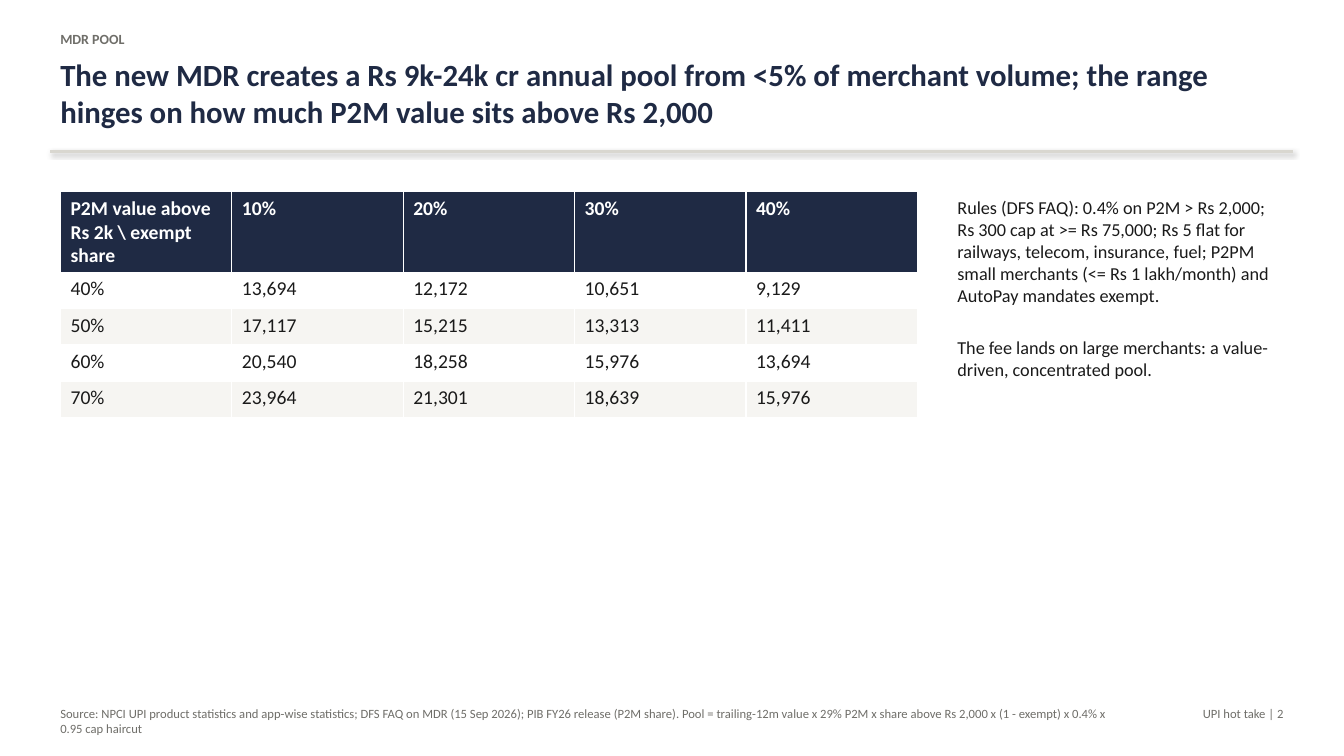
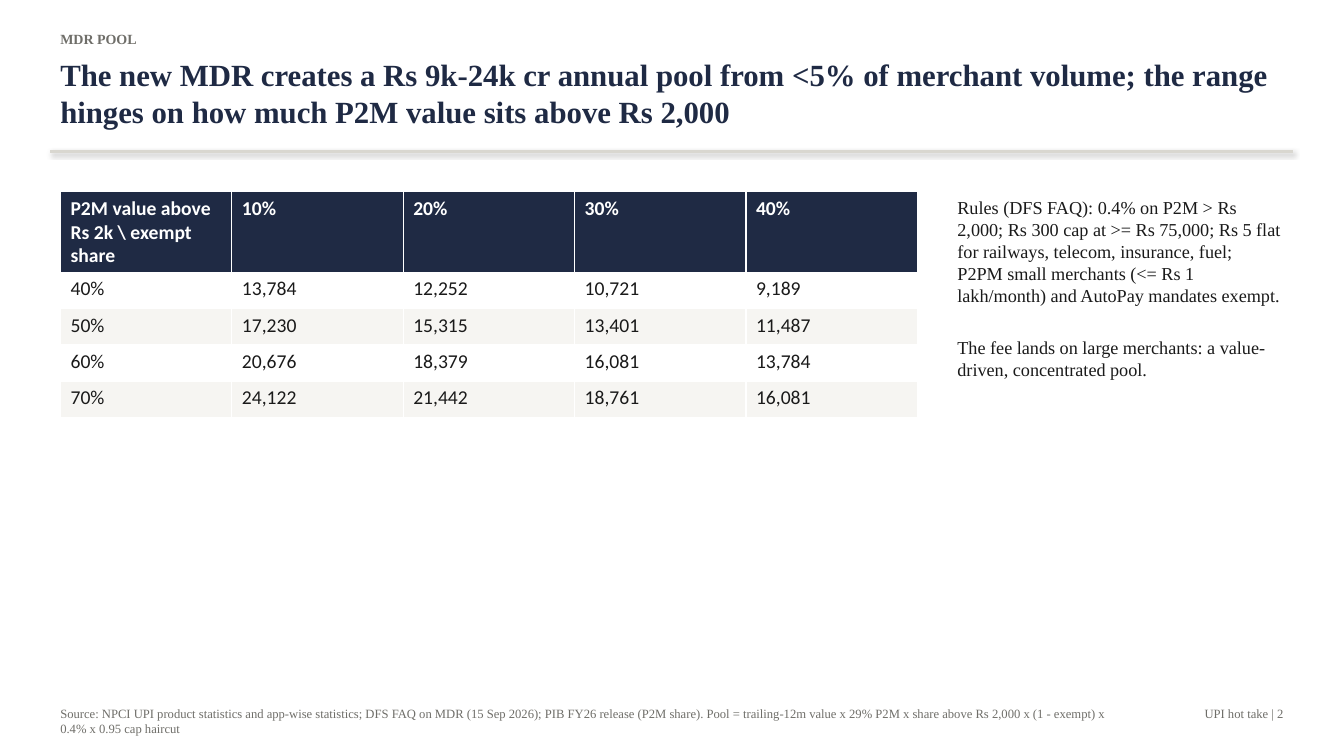
Before and after one commit to DogInfantry/Bank-Profitability, a slide deck: slide 2 of decks/03_UPI_MDR_and_Cap.pptx. Drawn at 1344x756 pixels with LibreOffice and Linux fonts; fonts in the diff are those of the drawing. Boxes give left, top, right and bottom in pixels: in the first picture for what was removed or moved away, otherwise in the second. Text is boxed around its words. In the diff, an @@ line names an element or a change of style, - is before the commit and + after.

Commit message:
HDFC RoA steerco deck, CEO memo and cockpit; scenario export; corrections to UPI Oct-26 and SBI NIM claims
- decks/build_hdfc_deck.py: 31-slide steering-committee deck (SCR, issue tree, modules A-H, levers, bridge, roadmap, KPIs, risks, appendix), Garamond, no italics, source line on every slide
- decks/build_memo.py: two-page CEO memo in pyramid form
- pipeline/export_scenarios.py: flips the scenario selector, recalculates and exports all three scenarios to data/tidy/hdfc_model_outputs.json
- viz: HDFC cockpit tab with scenario switch (RoA path, bridge, levers, drivers)
- Oct-26 UPI is the record month (25.47 bn, full month); SBI Q2 FY27 NIM rose to 2.94%
- v1 workbooks and decks moved to Garamond with no italics
- README rewritten around the problem statement and answer; methodology and sources updated

```diff
--- a/decks/03_UPI_MDR_and_Cap.pptx
+++ b/decks/03_UPI_MDR_and_Cap.pptx
@@ table at bbox=[60, 192, 918, 411] @@
-row 2: 40% | 13,694 | 12,172 | 10,651 | 9,129
+row 2: 40% | 13,784 | 12,252 | 10,721 | 9,189
-row 3: 50% | 17,117 | 15,215 | 13,313 | 11,411
+row 3: 50% | 17,230 | 15,315 | 13,401 | 11,487
-row 4: 60% | 20,540 | 18,258 | 15,976 | 13,694
+row 4: 60% | 20,676 | 18,379 | 16,081 | 13,784
-row 5: 70% | 23,964 | 21,301 | 18,639 | 15,976
+row 5: 70% | 24,122 | 21,442 | 18,761 | 16,081
@@ font Calibri to Times New Roman in 5 elements at bbox=[60, 35, 137, 44], bbox=[60, 64, 1267, 129], bbox=[60, 709, 1104, 736], bbox=[1205, 709, 1283, 718], bbox=[957, 201, 1280, 380] @@
```
Also in this commit, not shown: 2 other slides changed, 30 other files.
